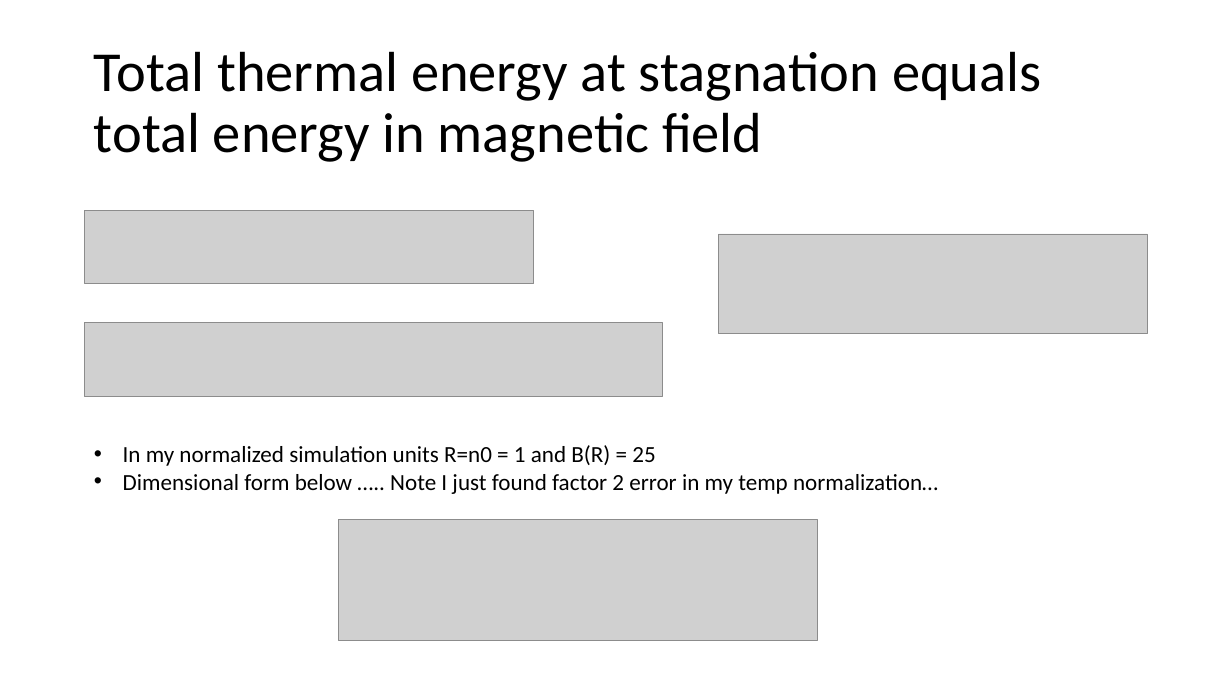
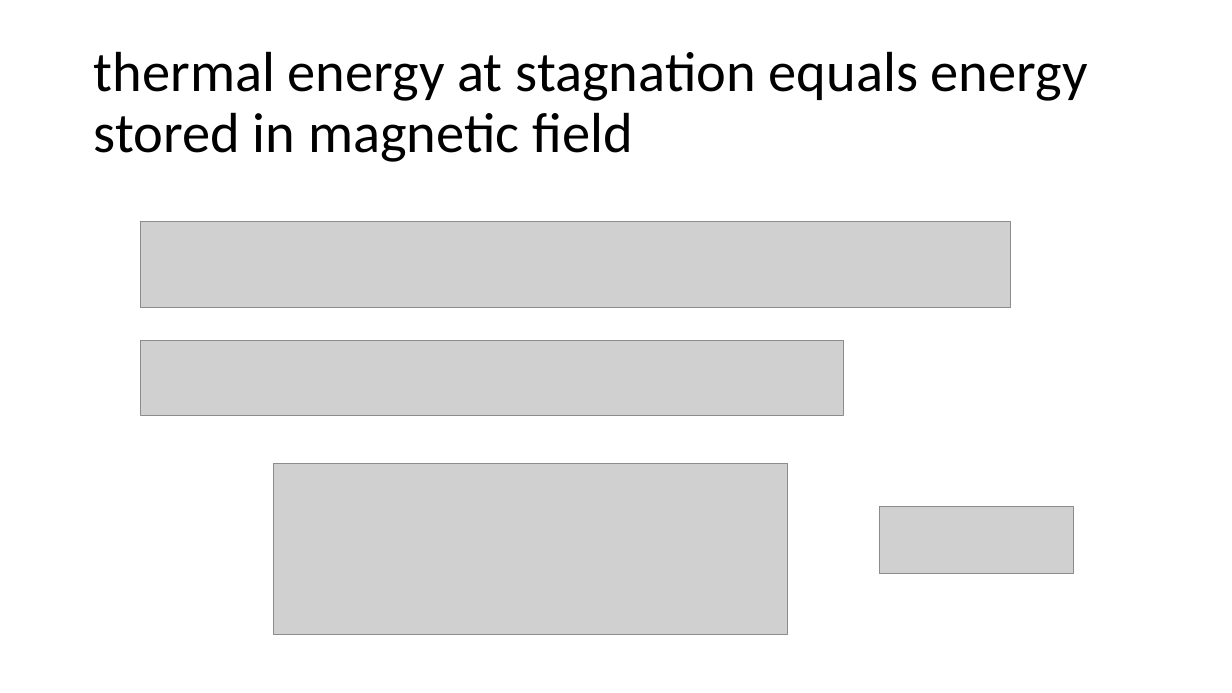
Before and after one commit to JustinRayAngus/MHDmpi, a slide deck: slide 17 of presentations/1DmhdShocks.pptx (slide 16 before the commit). Drawn at 1232x693 pixels with LibreOffice and Linux fonts; fonts in the diff are those of the drawing; grey boxes stand for pictures. Boxes give left, top, right and bottom in pixels: in the first picture for what was removed or moved away, otherwise in the second. Text is boxed around its words. In the diff, an @@ line names an element or a change of style, - is before the commit and + after.

```diff
--- a/presentations/1DmhdShocks.pptx
+++ b/presentations/1DmhdShocks.pptx
@@ title at box(94, 51, 1088, 162): text changed @@
-Total thermal energy at stagnation equals total energy in magnetic field
+thermal energy at stagnation equals energy stored in magnetic field
@@ picture removed at box(85, 210, 534, 284) @@
@@ picture added at box(140, 222, 1010, 308) @@
@@ picture removed at box(718, 234, 1147, 334) @@
@@ picture removed at box(85, 323, 663, 397) @@
@@ picture added at box(140, 340, 843, 415) @@
@@ text removed at box(123, 445, 938, 494) @@
-• In my normalized simulation units R=n0 = 1 and B(R) = 25
-• Dimensional form below ….. Note I just found factor 2 error in my temp normalization…
@@ picture: place and size @@
-picture at box(338, 520, 817, 641)
+picture at box(274, 463, 787, 634)
@@ picture added at box(880, 506, 1074, 573) @@
```
Also in this commit, not shown: 11 other slides changed, 4 slides added, 29 other files.
